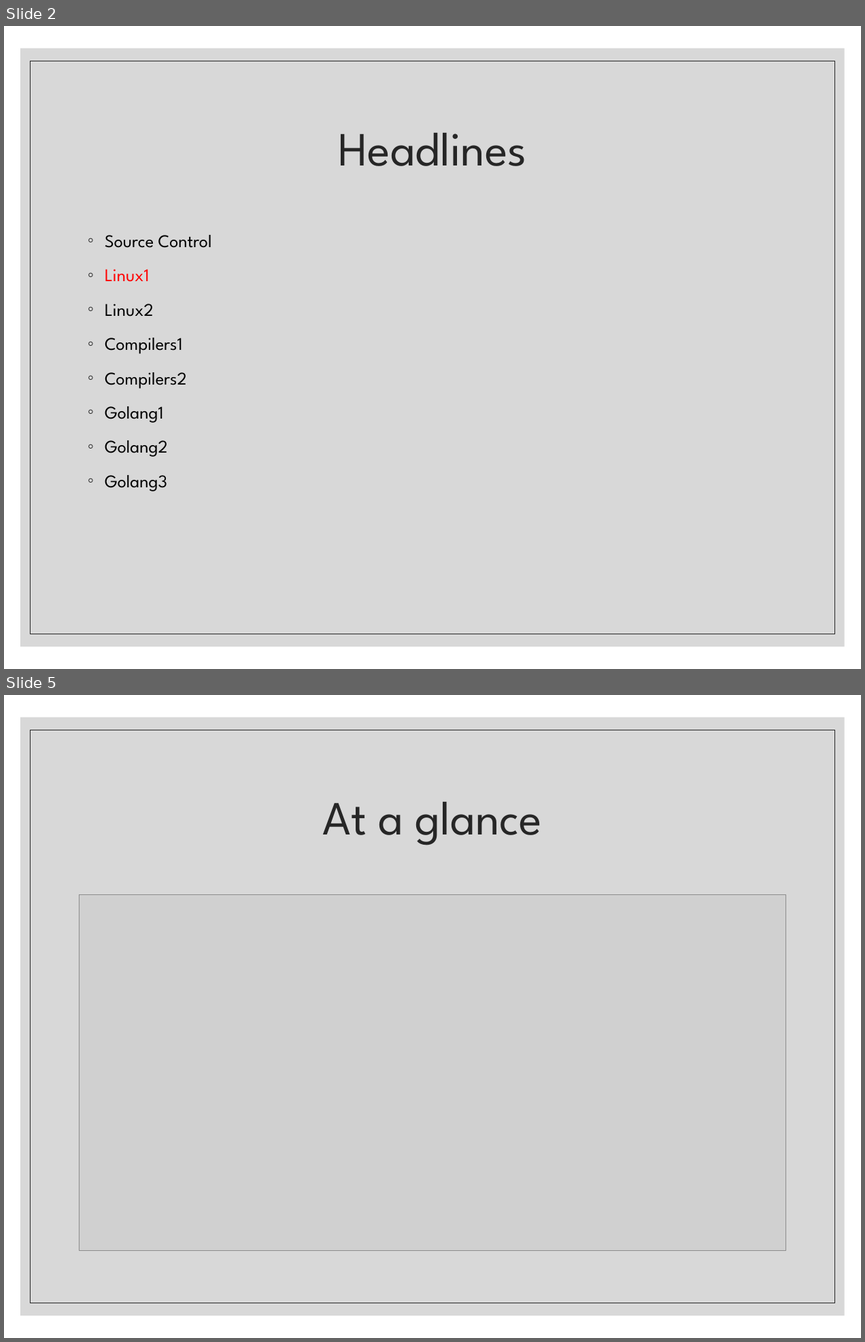
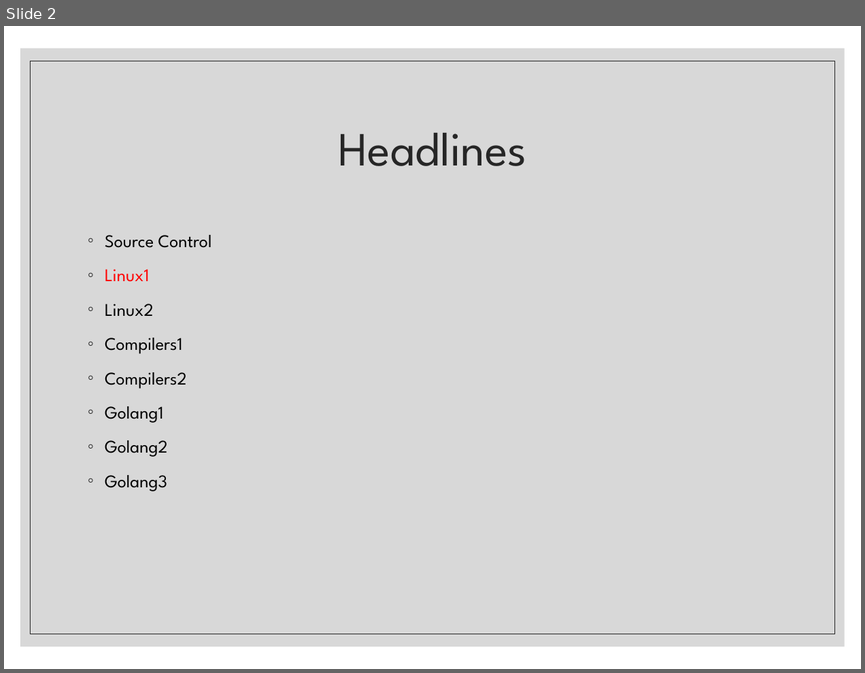
Before and after one commit to mostafa8026/ComputerProgramming-Basics, a slide deck: 02 - Linux 1.pptx. Shown one above the other, each under a label of ours: slides 2 and 5 before the commit, slide 2 after it; the slides between them are not shown. The pictures are 865x1342 and 865x673 pixels, drawn with LibreOffice and Linux fonts; fonts in the diff are those of the drawing; grey boxes stand for pictures. Boxes give left, top, right and bottom in pixels: in the first picture for what was removed or moved away, otherwise in the second. Text is boxed around its words. In the diff, an @@ line names an element or a change of style, - is before the commit and + after.

```diff
--- a/02 - Linux 1.pptx
+++ b/02 - Linux 1.pptx
@@ slide 5 removed at (4,695,861,1338), background #FFFFFF; not listed: 2 template elements that a slide beside it also shows @@
@@ title removed at (323,802,542,845) @@
-At a glance
@@ picture removed at (79,895,786,1250) @@
```
Also in this commit, not shown: 1 slide changed, 9 other slides removed, 1 other file.
